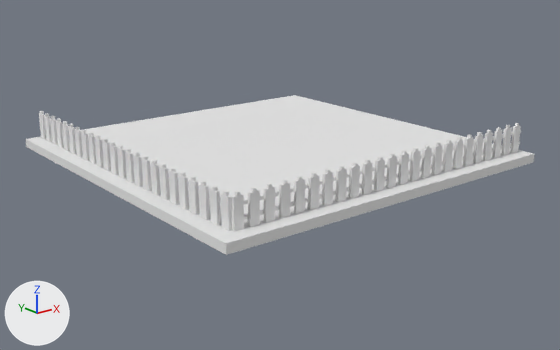
A saved change to the OBJ model Assets/Models/Level1/funland/funland-1.obj.
Rendered twice from a camera (50 mm lens) standing at (-17.18, -33.19, 3.11) and looking at (-1.11, -13.1, -4.93). Every picture has the same lights, and +X, +Y and +Z are marked at lower left. Where no turn or scale is listed for an object, it has been applied to the vertices. Vertices at the same position are counted once.

The first picture shows 'Untitled'.
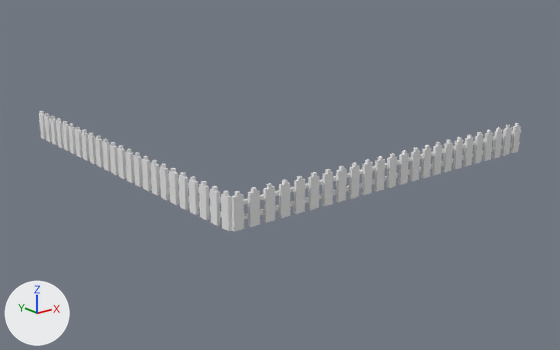
Location of each change, (x1, y1, x2, y2) in pixels of the pictures (560 x 350 px):
'Untitled', reshaped (24% shorter): before (26, 95, 534, 255); after (39, 111, 521, 232)
part 1 of me_untitled, cut back: before (26, 95, 534, 255)

The change, as a list of edits to the scene's bpy script:
```text
Change me_untitled:
    used by ob_untitled; location = (0.0, 0.0, 0.0)
    remove me_untitled.from_pydata(...)  # 1174 vertices, 2714 faces; spans x -7.4..5.2, y -18.9..-6.3, z -4.3..-3.0
    add me_untitled.from_pydata(...)  # 1166 vertices, 2512 faces; spans x -6.9..5.2, y -18.4..-6.3, z -4.0..-3.0
    me_untitled part 1
    8 vertices are removed from x -7.4..5.2, y -18.9..-6.3, z -4.3..-4.0
    298 faces are deleted
    96 new faces join them
```
